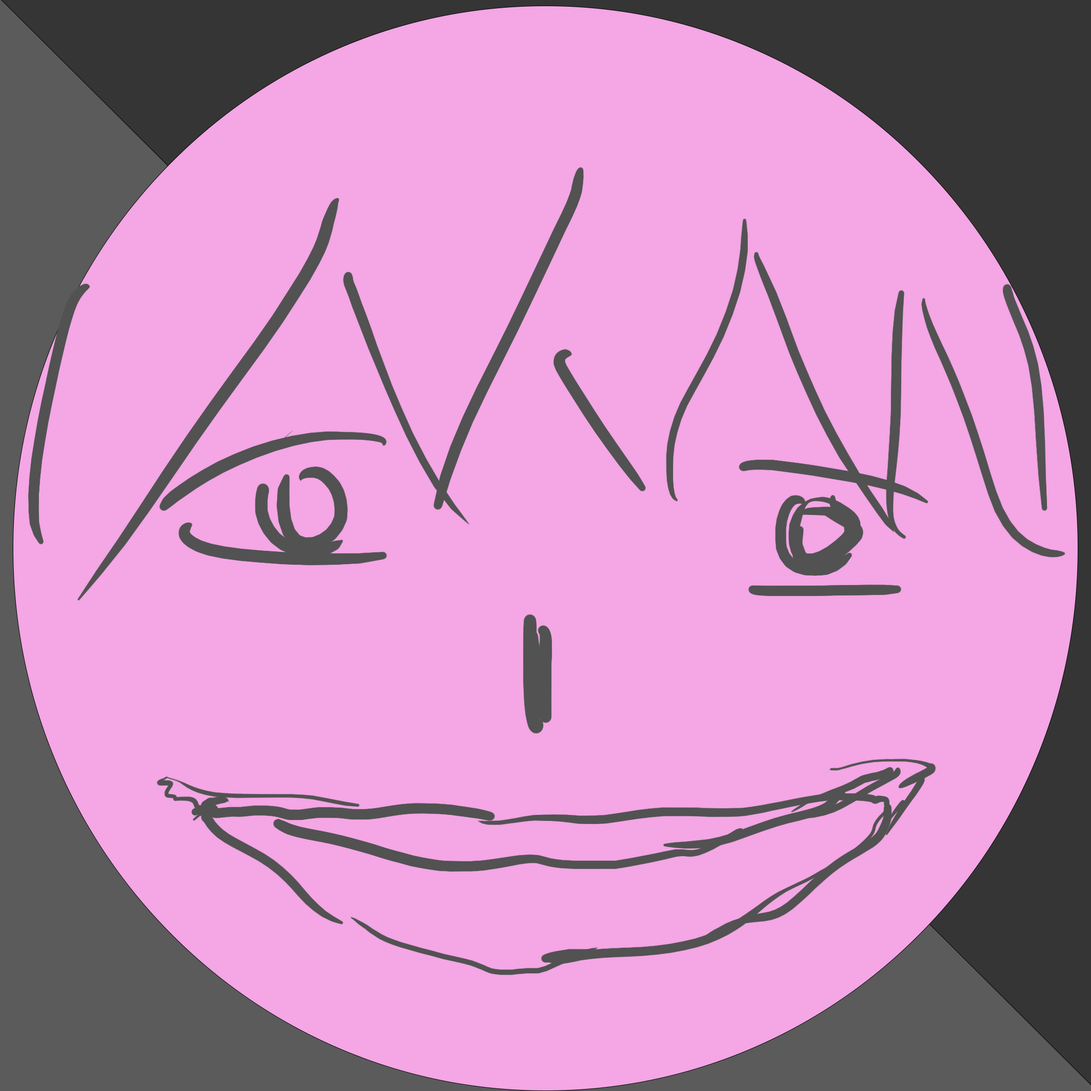
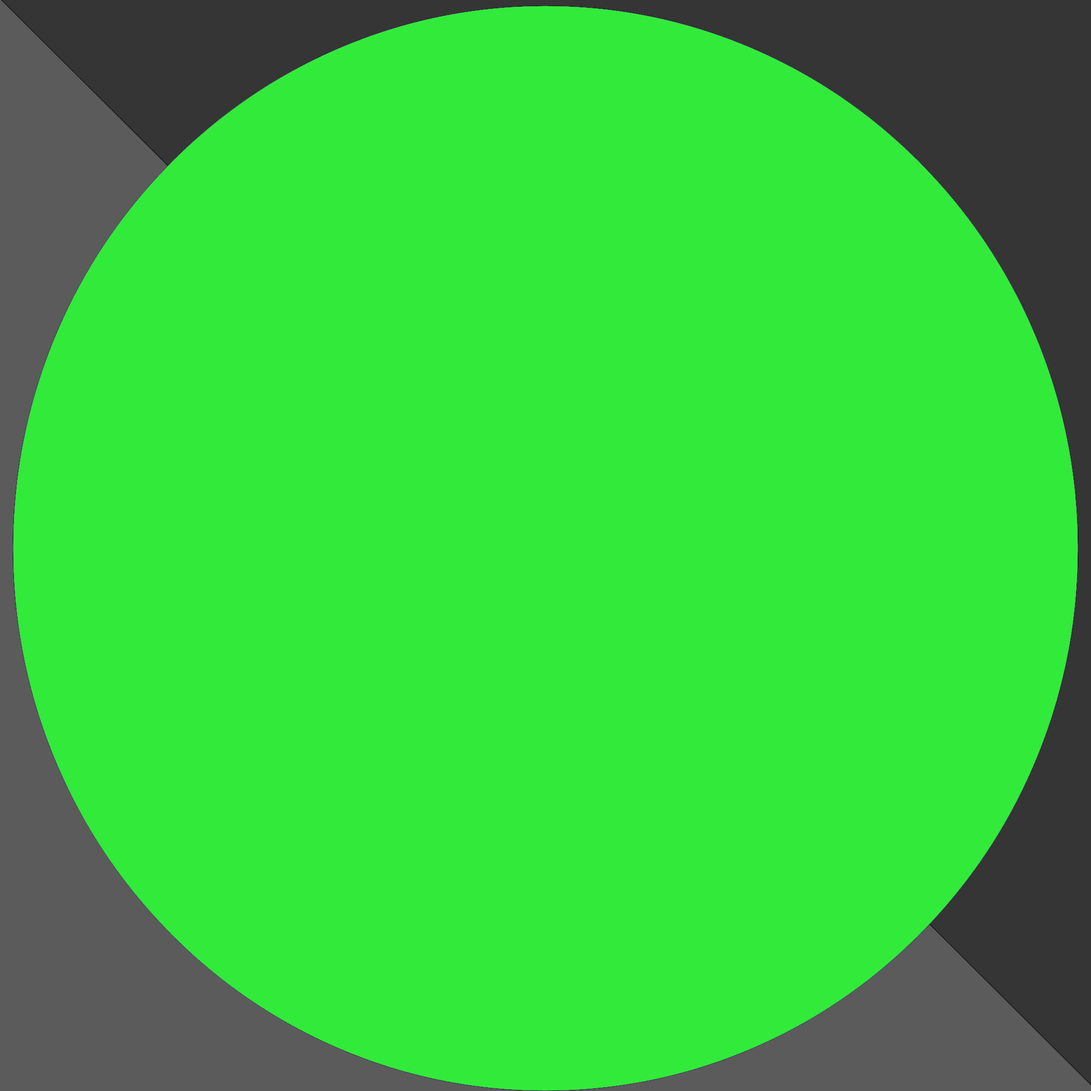
Before/after of a 1091 x 1091 layered artwork. What changed in the layer stack:
removed layer "Layer 2" over [27, 166, 1066, 976]
painted on "Ellipse 1" over [12, 5, 1079, 1091]
